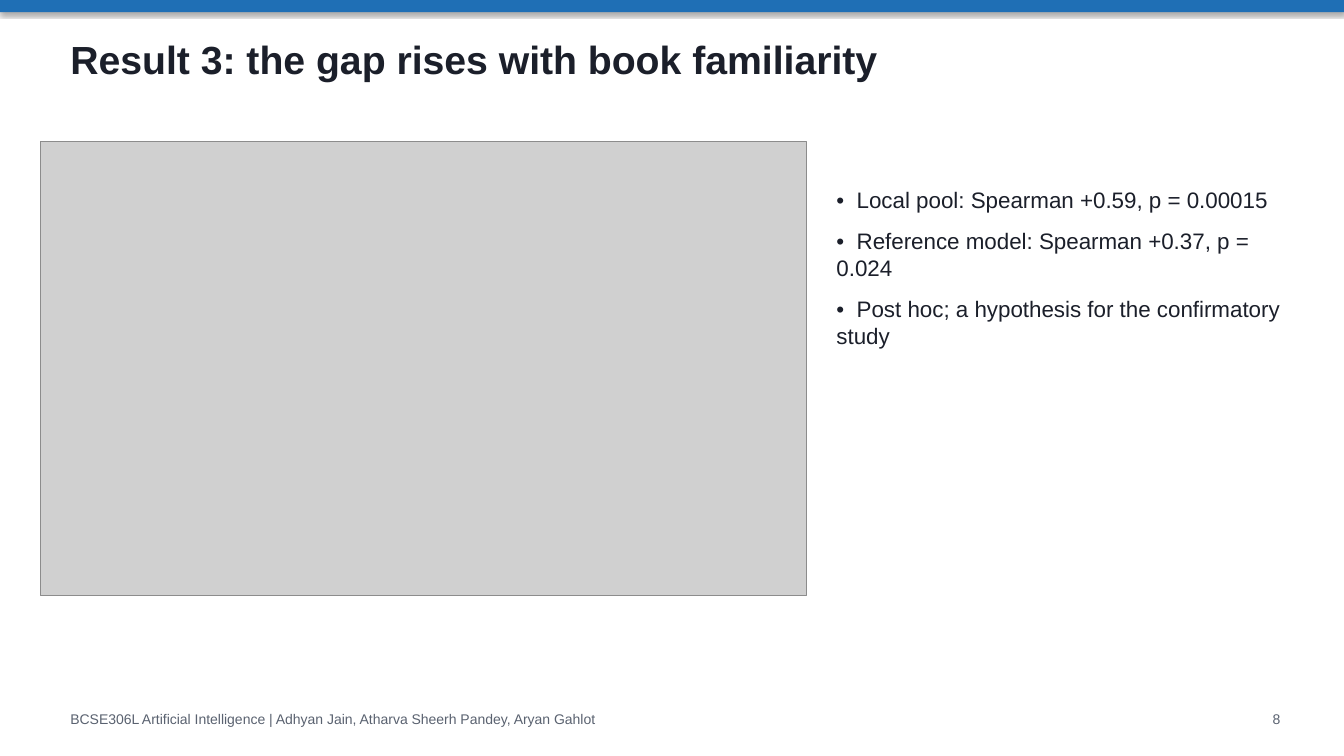
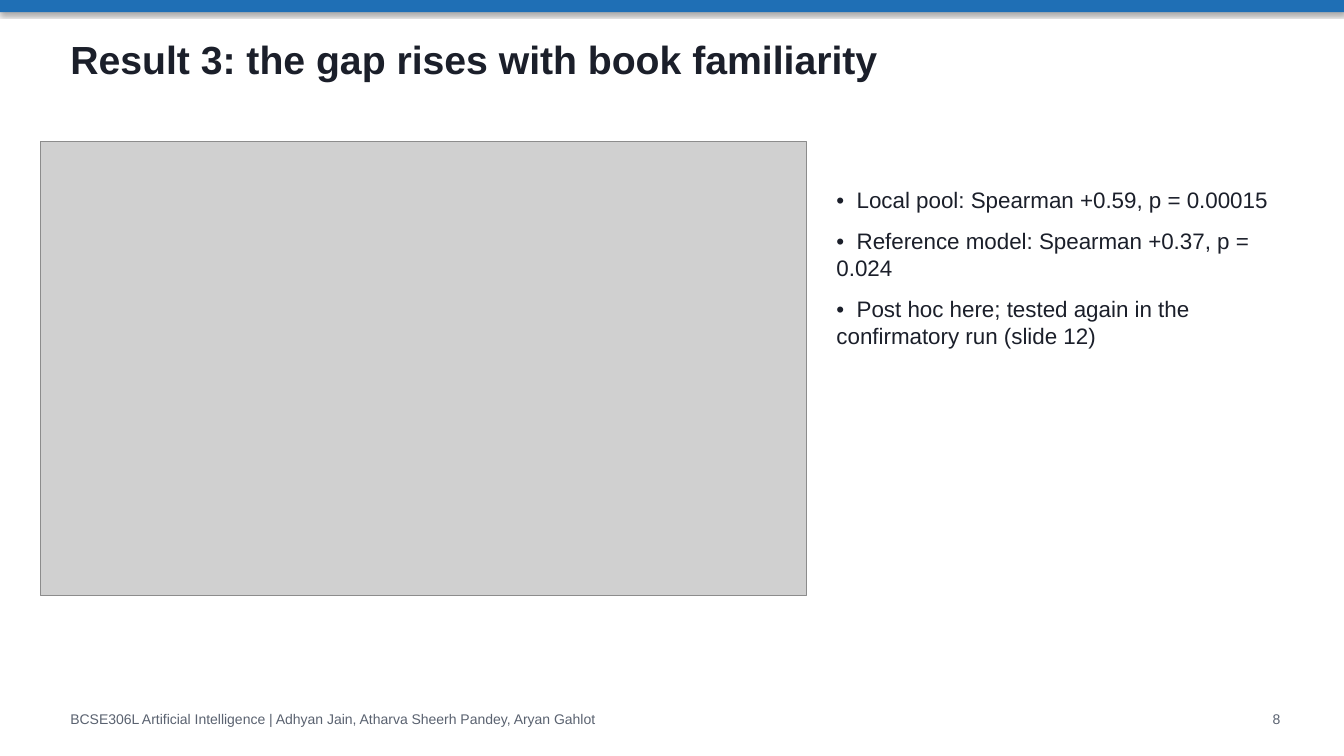
Before and after one commit to adhyan-jain/EchoTales, a slide deck: slide 8 of EchoTales_Research_Presentation.pptx. Drawn at 1344x756 pixels with LibreOffice and Linux fonts; fonts in the diff are those of the drawing; grey boxes stand for pictures. Boxes give left, top, right and bottom in pixels: in the first picture for what was removed or moved away, otherwise in the second. Text is boxed around its words. In the diff, an @@ line names an element or a change of style, - is before the commit and + after.

Commit message:
course: rebuilt project document, slides and demo script with the confirmatory run

```diff
--- a/EchoTales_Research_Presentation.pptx
+++ b/EchoTales_Research_Presentation.pptx
@@ text at (836, 300, 1189, 349): text changed @@
-• Post hoc; a hypothesis for the confirmatory study
+• Post hoc here; tested again in the confirmatory run (slide 12)
```
Also in this commit, not shown: 3 other slides changed, 9 other files.
